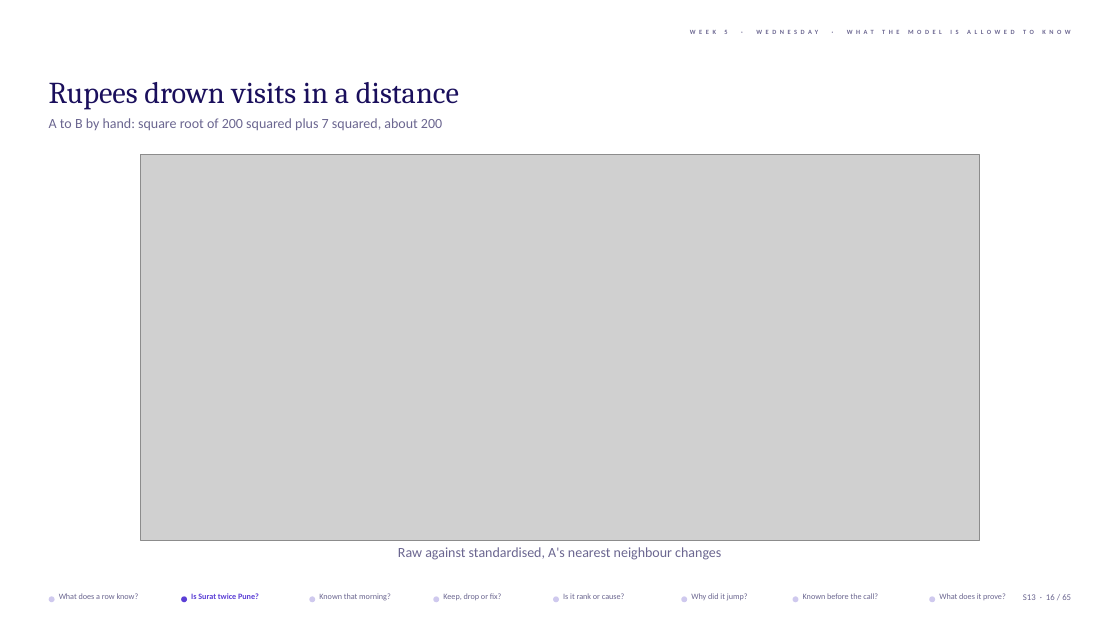
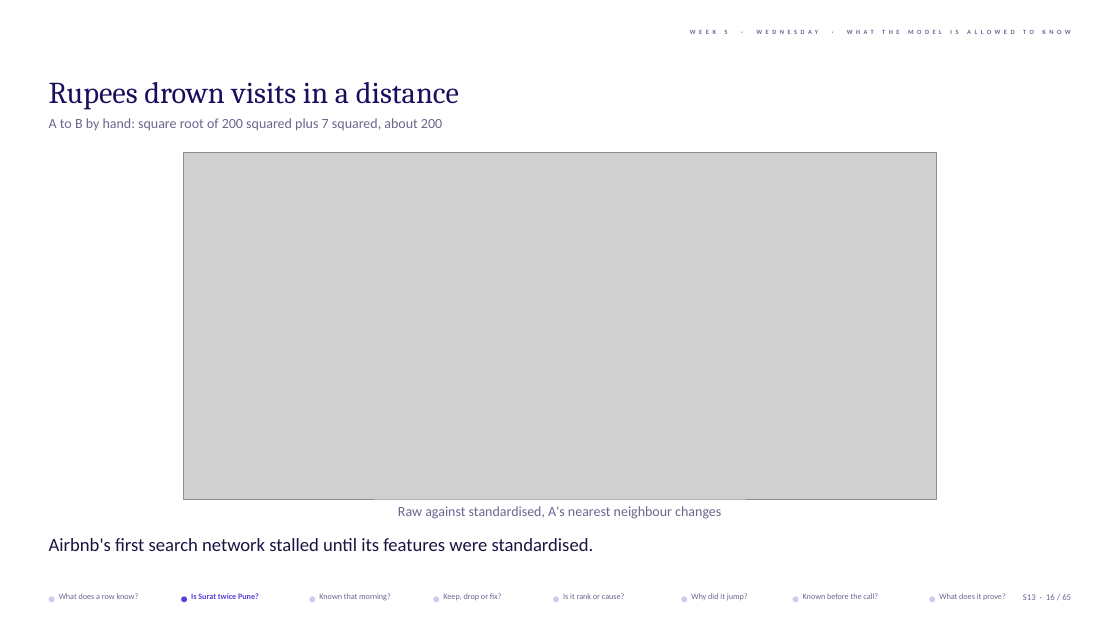
Before and after one commit to fde-academy-lab/c2-content-factory, a slide deck: slide 16 of content/W05/D3/1_in_class_training_content/slides/C2_W05_D03_slides_STUDENT.pptx. Drawn at 1120x630 pixels with LibreOffice and Linux fonts; fonts in the diff are those of the drawing; grey boxes stand for pictures; background and template pictures are left out. Boxes give left, top, right and bottom in pixels: in the first picture for what was removed or moved away, otherwise in the second. Text is boxed around its words. In the diff, an @@ line names an element or a change of style, - is before the commit and + after.

```diff
--- a/content/W05/D3/1_in_class_training_content/slides/C2_W05_D03_slides_STUDENT.pptx
+++ b/content/W05/D3/1_in_class_training_content/slides/C2_W05_D03_slides_STUDENT.pptx
@@ picture: place and size @@
-picture at box(141, 155, 980, 540)
+picture at box(184, 153, 937, 499)
@@ text "Raw against standardised, A's nearest ...": place and size @@
-text "Raw against standardised, A's nearest ..." at box(398, 547, 721, 560)
+text "Raw against standardised, A's nearest ..." at box(398, 506, 721, 519)
@@ text added at box(49, 538, 594, 551), 16 pt, text #1A1440 @@
+Airbnb's first search network stalled until its features were standardised.
```
Also in this commit, not shown: 4 other slides changed, 10 other files.
